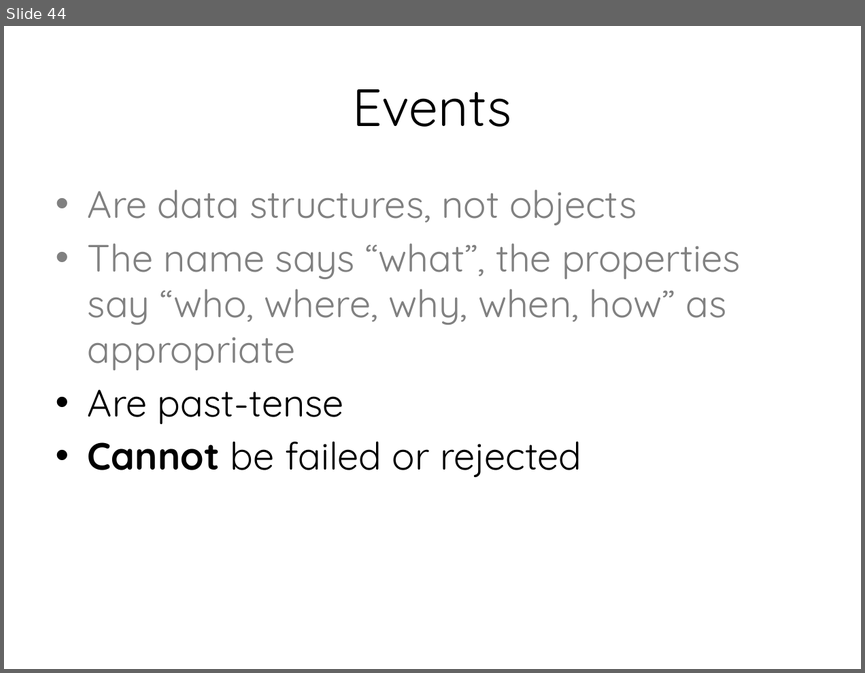
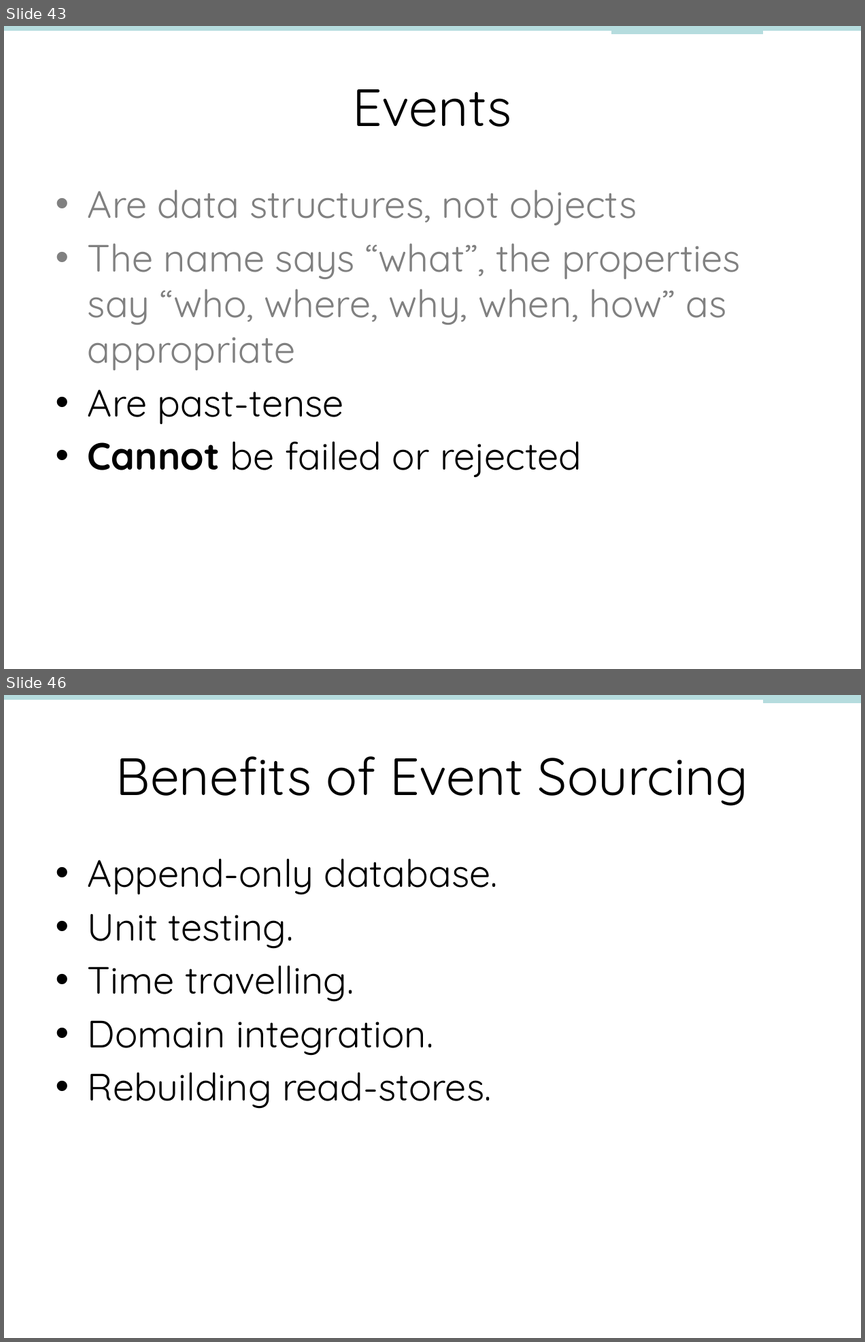
Before and after one commit to nbarnwell/OrderManagementSystem, a slide deck: DDD, CQRS and Event Sourcing.pptx. Shown one above the other, each under a label of ours: slide 44 before the commit, slides 43 and 46 after it; the slides between them are not shown. The pictures are 865x673 and 865x1342 pixels, drawn with LibreOffice and Linux fonts; fonts in the diff are those of the drawing. Boxes give left, top, right and bottom in pixels: in the first picture for what was removed or moved away, otherwise in the second. Text is boxed around its words. In the diff, an @@ line names an element or a change of style, - is before the commit and + after.

```diff
--- a/DDD, CQRS and Event Sourcing.pptx
+++ b/DDD, CQRS and Event Sourcing.pptx
@@ slide 46 added at (x1=4, y1=695, x2=861, y2=1338), background #FFFFFF; not listed: 1 template element that a slide beside it also shows @@
@@ line added from (763, 698) to (861, 698), #B6DCDF 8 pt @@
@@ title added at (x1=116, y1=756, x2=748, y2=806), 44 pt, text #000000 @@
+Benefits of Event Sourcing
@@ text added at (x1=88, y1=858, x2=497, y2=1108), 32 pt, text #000000 @@
+• Append-only database.
+• Unit testing.
+• Time travelling.
+• Domain integration.
+• Rebuilding read-stores.
@@ what was slide 44 is now slide 43 @@
@@ slide 43 changed as well @@
@@ line added from (4, 29) to (861, 29), #B6DCDF 4 pt @@
@@ line added from (611, 29) to (763, 29), #B6DCDF 8 pt @@
```
Also in this commit, not shown: 37 other slides changed, 9 other slides added, 10 slides removed, 10 other files.
